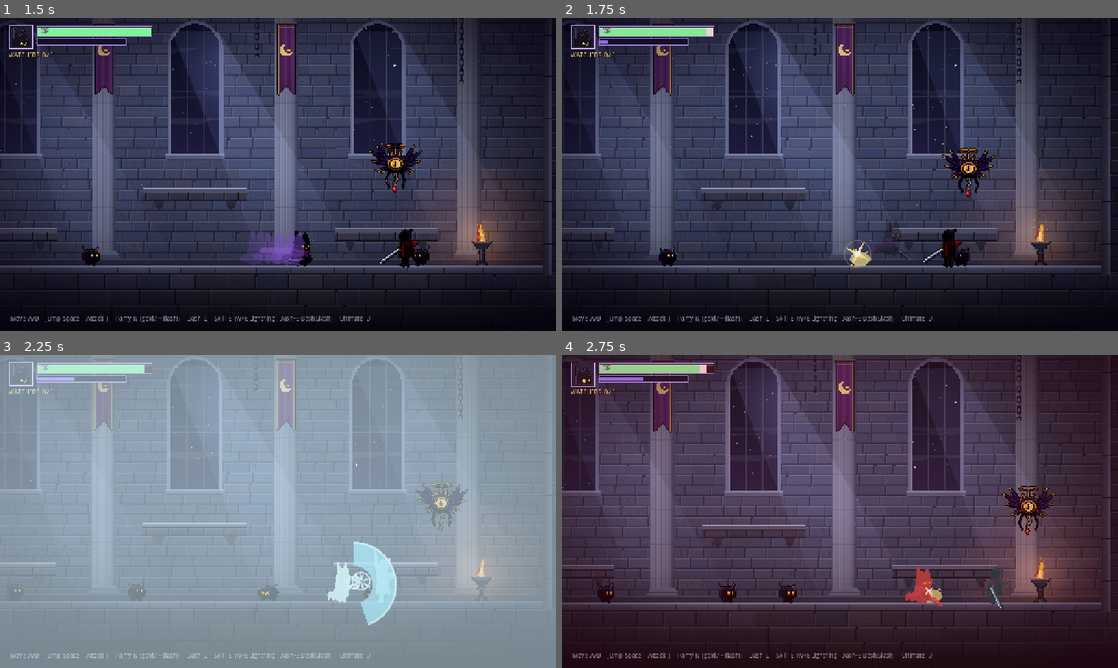
Above: before the commit, frames 1-4 (two rows, left to right).
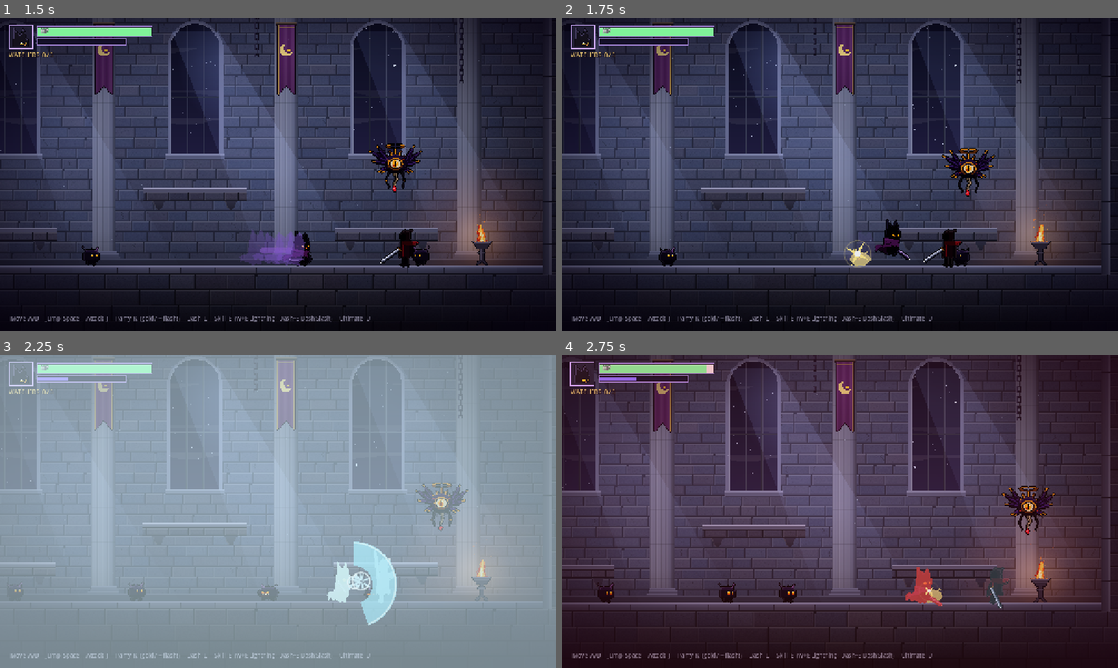
Above: after the commit, the same moments.

Repository: yunjeonghwan01-max/Vibe_voider
Game: Godot game, scene res://app/main.tscn
Two runs of this game, one before a commit and one after it. Both use one fixed random seed, a clock stepped at 60 frames per second and the inputs below. Sound files missing from this copy of the repository are replaced by a short silence.
Inputs (mouse positions are in pixels of both pictures, inside the frame that each line leads up to):
- Up to frame 1 (1.5 s): tap Enter at 0.5 s; move the mouse to (400, 158) at 0.52 s; hold Right (player_move_right) 0.53-1.28 s; tap J (player_attack) at 0.6 s; click (400, 158) at 0.67 s; tap Space (player_jump) at 0.77 s; move the mouse to (166, 190) at 1.27 s; hold Down (player_move_down) from 1.28 s (still down); tap L (player_dash) at 1.35 s
- Up to frame 2 (1.75 s): keep holding Down (player_move_down); tap Space (player_jump) at 1.52 s
- Up to frame 3 (2.25 s): move the mouse to (333, 442) at 2.02 s; release Down (player_move_down) at 2.03 s; hold Right (player_move_right) from 2.03 s (still down); tap K (player_parry) at 2.1 s
- Up to frame 4 (2.75 s): keep holding Right (player_move_right)

Frame 1 is identical in both runs. In frame 2, 0.4% of the frame differs, in the area x 6-63%, y 3-78%; in frame 3, less than 0.1%; in frame 4, 0.2%.

Commit message:
Add hidden 0.15s invincibility after dash
Co-Authored-By: Claude Opus 5.5 <noreply@anthropic.com>

Diff:
--- a/actors/player/player.gd
+++ b/actors/player/player.gd
@@ -50,6 +50,7 @@
 @export var dash_time: float = 0.15
 @export var dash_cooldown: float = 0.30
 @export var air_dashes: int = 1
+@export var dash_after_iframe: float = 0.15   # 대시가 끝난 뒤에도 이만큼 몰래 무적 (표시 없음)
 
 # ─────────────────────────── 전투 튜닝 ───────────────────────────
 @export_group("Combat")
@@ -176,6 +177,7 @@
 var _lightning_struck: bool = false
 var _rising_up: bool = false          # 승천 참격으로 튀어 오르는 중 (적 몸에 부딪히면 떨어진다)
 
+var _dash_iframe_t: float = 0.0       # 대시 후 숨은 무적 남은 시간
 var _iframe_t: float = 0.0            # 피격 무적 남은 시간 (깜빡임 표시용 — 실제 무적은 Hurtbox가 처리)
 var _squash: Vector2 = Vector2.ONE   # 스쿼시&스트레치
 var _attack_hitbox_base_pos: Vector2
@@ -285,6 +287,11 @@
 	_dash_cd = maxf(_dash_cd - delta, 0.0)
 	_parry_cd = maxf(_parry_cd - delta, 0.0)
 	_dash_slash_window = maxf(_dash_slash_window - delta, 0.0)
+	if _dash_iframe_t > 0.0:
+		_dash_iframe_t -= delta
+		# 반격/궁극기/사망처럼 무적을 스스로 관리하는 동작 중이면 건드리지 않는다
+		if _dash_iframe_t <= 0.0 and action not in [Action.DASH, Action.PARRY, Action.ULTIMATE, Action.DEAD]:
+			hurtbox.invincible = false
 	if _rising_up and (velocity.y >= 0.0 or is_on_floor()):
 		_rising_up = false
 	if _combo_timer > 0.0:
@@ -463,7 +470,7 @@
 func _end_dash() -> void:
 	action = Action.NONE
 	_dash_slash_queued = false
-	hurtbox.invincible = false
+	_dash_iframe_t = dash_after_iframe   # 무적은 잠깐 더 유지 — _tick_timers가 푼다
 	trail.visible = false
 	velocity.x *= 0.5
 	visual.play(&"locomotion")
--- a/actors/player/player_tuning.cfg
+++ b/actors/player/player_tuning.cfg
@@ -23,6 +23,8 @@
 dash_speed=760.0
 dash_time=0.15
 dash_cooldown=0.3
+; 대시 중은 무적, 끝난 뒤에도 이 시간만큼 몰래 무적 (깜빡임 없음)
+dash_after_iframe=0.15
 ; 공중 대시 횟수
 air_dashes=1
 
@@ -57,8 +59,8 @@
 
 ; ── 궁극기: 반달 참격 ──
 ; 날아가며 닿은 적 피해 / 끝에서 터지는 폭발 피해 / 날아가는 거리
-ult_body_damage=20
-ult_burst_damage=40
+ult_body_damage=30
+ult_burst_damage=60
 ult_max_distance=1500.0
 
 ; ── 승천 참격 (아래 + E) ──
